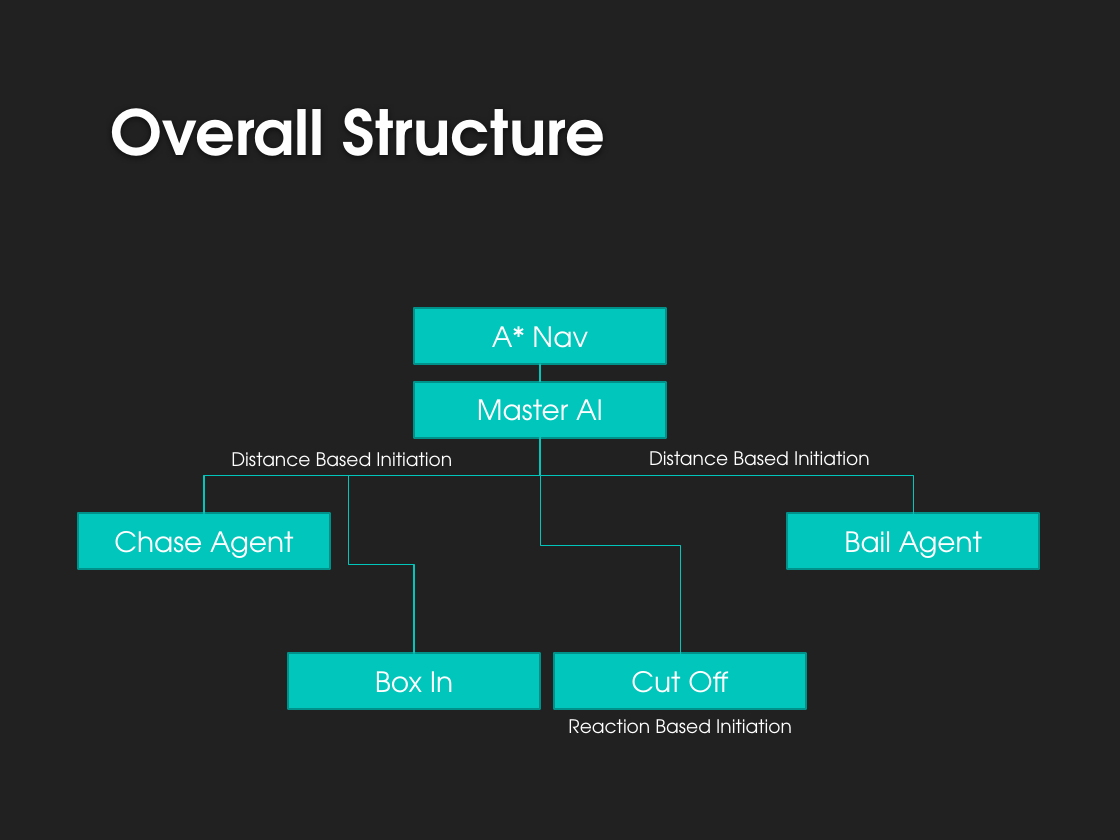
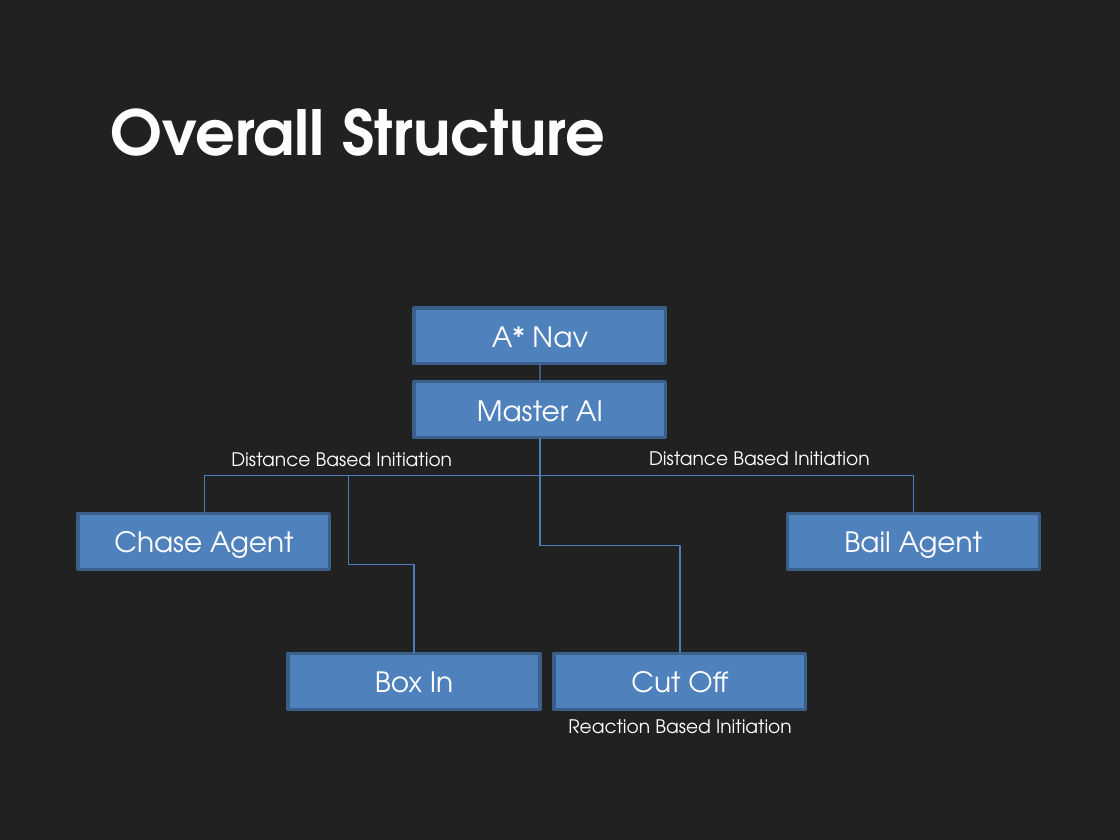
Before and after one commit to UWWAIProject/TronAI, a slide deck: slide 7 of Hammerhead Tron AI.pptx. Drawn at 1120x840 pixels with LibreOffice and Linux fonts; fonts in the diff are those of the drawing; background and template pictures are left out. Boxes give left, top, right and bottom in pixels: in the first picture for what was removed or moved away, otherwise in the second. Text is boxed around its words. In the diff, an @@ line names an element or a change of style, - is before the commit and + after.

```diff
--- a/Hammerhead Tron AI.pptx
+++ b/Hammerhead Tron AI.pptx
@@ line (540, 382) - (540, 364): stroke #00C6BB 0.75 pt to #4B7EBC 0.75 pt @@
@@ elbow line (540, 438) - (204, 513): stroke #00C6BB 0.75 pt to #4B7EBC 0.75 pt @@
@@ elbow line (540, 438) - (914, 513): stroke #00C6BB 0.75 pt to #4B7EBC 0.75 pt @@
@@ elbow line (540, 438) - (680, 653): stroke #00C6BB 0.75 pt to #4B7EBC 0.75 pt @@
@@ elbow line (348, 476) - (414, 653): stroke #00C6BB 0.75 pt to #4B7EBC 0.75 pt @@
@@ fill #00C6BB to #4F81BD; outline #00928A 1.25 pt to #3A5F8C 2 pt in 6 elements at (414,382,666,438), (414,308,666,364), (78,513,330,569), (787,513,1039,569), (288,653,540,709), (554,653,806,709) @@
```
Also in this commit, not shown: 10 other slides changed.
